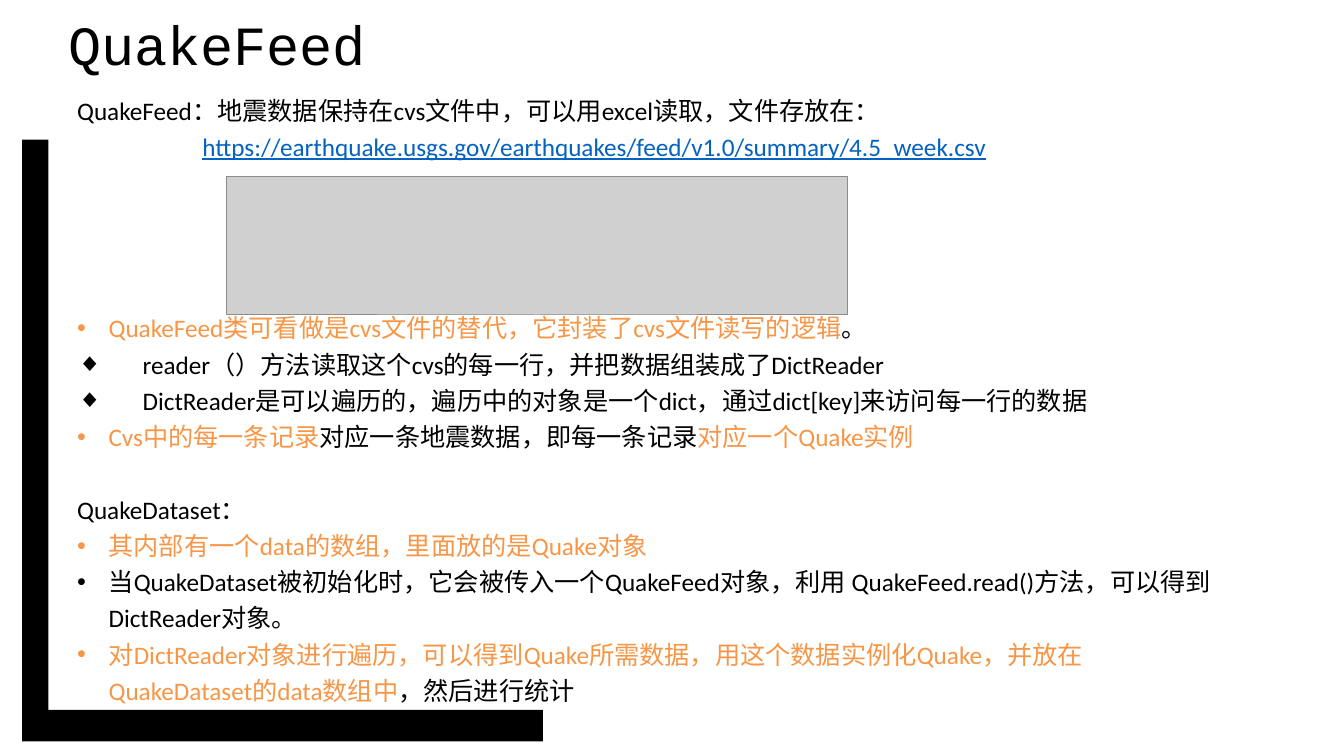
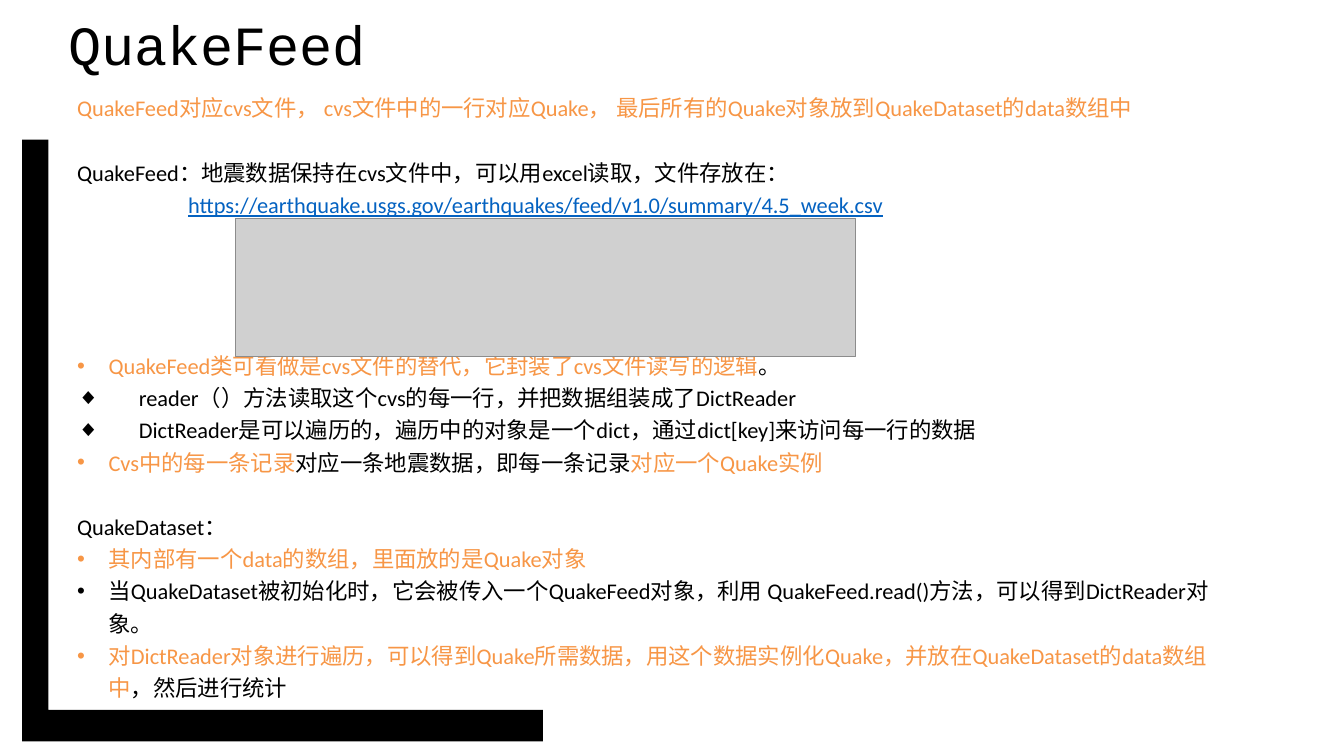
Before and after one commit to vcboy1/Leeds, a slide deck: slide 26 of 26fall/1850/Note/w1.6_s1_oop_relation.pptx (slide 25 before the commit). Drawn at 1344x756 pixels with LibreOffice and Linux fonts; fonts in the diff are those of the drawing; grey boxes stand for pictures; background and template pictures are left out. Boxes give left, top, right and bottom in pixels: in the first picture for what was removed or moved away, otherwise in the second. Text is boxed around its words. In the diff, an @@ line names an element or a change of style, - is before the commit and + after.

```diff
--- a/26fall/1850/Note/w1.6_s1_oop_relation.pptx
+++ b/26fall/1850/Note/w1.6_s1_oop_relation.pptx
@@ text at (77, 97, 1132, 119): paragraph added @@
+QuakeFeed对应cvs文件， cvs文件中的一行对应Quake， 最后所有的Quake对象放到QuakeDataset的data数组中
@@ text at (77, 162, 1208, 699): size 18 to 16 pt in "QuakeFeed：地震数据保持在cvs文件中，可以用excel读取，文件存放在：", "https://earthquake.usgs.gov/earthquakes/feed/v1.0/summary/4. ...", "QuakeFeed类可看做是cvs文件的替代，它封装了cvs文件读写的逻辑。", "reader（）方法读取这个cvs的每一行，并把数据组装成了DictReader" and 6 more places @@
@@ picture: place and size @@
-picture at (227, 176, 848, 316)
+picture at (235, 219, 856, 358)
```
Also in this commit, not shown: 1 slide added.
